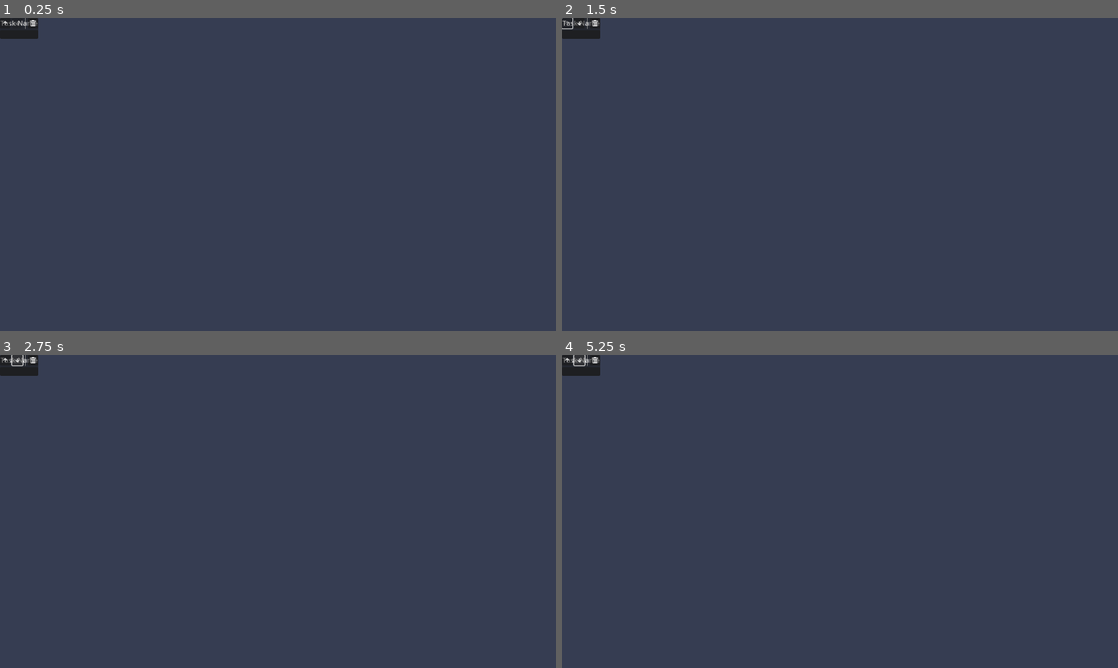
Above: before the commit, frames 1-4 (two rows, left to right).
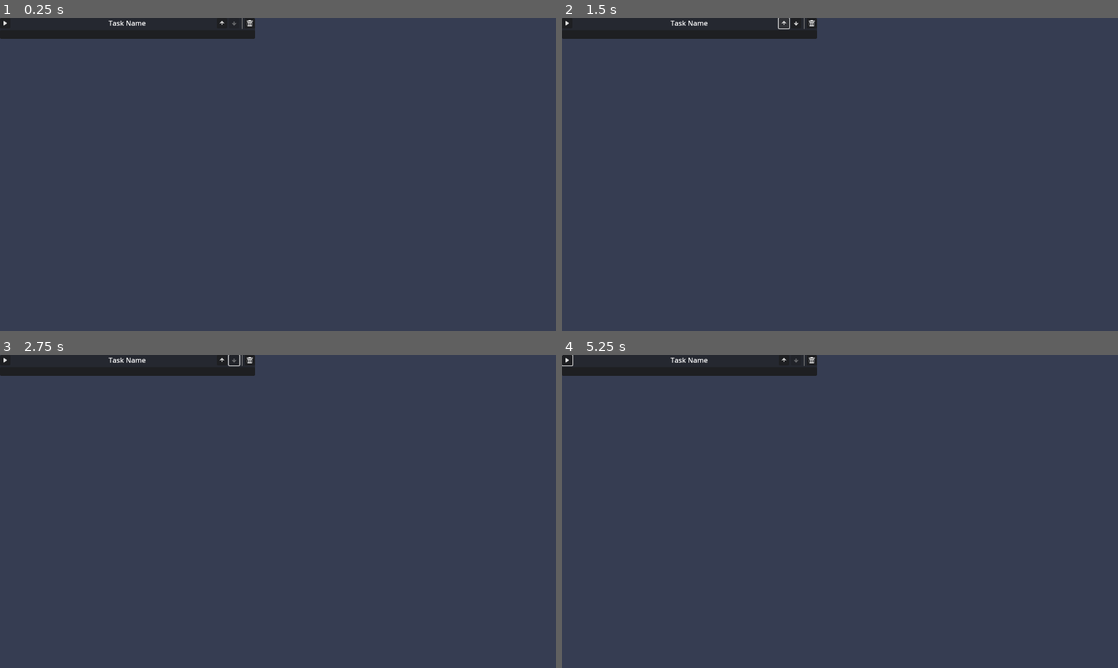
Above: after the commit, the same moments.

Repository: KoBeWi/Godot-Project-Builds
Game: Godot game, scene res://Nodes/TaskContainer.tscn
The game is run twice, just before and just after one commit, with the same random seed, the same clock (stepped at 60 frames per second) and the same inputs. This scene is started directly instead of the project's main scene.
Inputs (mouse positions are in pixels of both pictures, inside the frame that each line leads up to; where the layout moved, square brackets give the same spot in the first picture):
- Up to frame 1 (0.25 s): no input
- Up to frame 2 (1.5 s): click (567, 24) at 0.52 s; click (784, 24) [567, 24] at 1.25 s
- Up to frame 3 (2.75 s): click (233, 361) [16, 361] at 2 s
- Up to frame 4 (5.25 s): click (784, 361) [567, 361] at 2.75 s; click (795, 361) [578, 361] at 3.5 s; click (567, 361) at 4.27 s; click (578, 361) at 5.02 s

The runs differ from the first frame. In frame 1, 2.7% of the frame differs, in the area x 0-46%, y 0-7%; in frame 2, 2.7%; in frame 3, 2.7%; in frame 4, 2.7%.
Error after the commit: Attempt to call function 'test_task' in base 'null instance' on a null instance. (res://Nodes/TaskContainer.tscn::GDScript_f3a8a:30)

Commit message:
More improvements

Diff:
--- a/Nodes/TaskContainer.tscn
+++ b/Nodes/TaskContainer.tscn
@@ -1,5 +1,6 @@
-[gd_scene load_steps=5 format=3 uid="uid://fktnevmh7mia"]
+[gd_scene load_steps=6 format=3 uid="uid://fktnevmh7mia"]
 
+[ext_resource type="Texture2D" uid="uid://bwtchwpfrbqsw" path="res://Icons/Play.svg" id="1_0viqh"]
 [ext_resource type="Texture2D" uid="uid://6orgtpcieuls" path="res://Icons/ArrowUp.svg" id="1_efkxy"]
 [ext_resource type="Texture2D" uid="uid://byn071xu1q5op" path="res://Icons/Remove.svg" id="1_jiaey"]
 [ext_resource type="Texture2D" uid="uid://bidwkeg0fiqcn" path="res://Icons/ArrowDown.svg" id="2_r8s42"]
@@ -32,9 +33,14 @@
 
 func erase() -> void:
 	queue_free()
+
+func test_task() -> void:
+	owner.test_task(task)
 "
 
 [node name="TaskContainer" type="PanelContainer"]
+offset_right = 587.0
+offset_bottom = 48.0
 script = SubResource("GDScript_f3a8a")
 
 [node name="VBoxContainer" type="VBoxContainer" parent="."]
@@ -42,6 +48,11 @@
 
 [node name="MarginContainer" type="MarginContainer" parent="VBoxContainer"]
 layout_mode = 2
+
+[node name="Button" type="Button" parent="VBoxContainer/MarginContainer"]
+layout_mode = 2
+size_flags_horizontal = 0
+icon = ExtResource("1_0viqh")
 
 [node name="TaskName" type="Label" parent="VBoxContainer/MarginContainer"]
 unique_name_in_owner = true
@@ -81,6 +92,7 @@
 theme_override_constants/margin_right = 10
 theme_override_constants/margin_bottom = 10
 
+[connection signal="pressed" from="VBoxContainer/MarginContainer/Button" to="." method="test_task"]
 [connection signal="pressed" from="VBoxContainer/MarginContainer/HBoxContainer/Up" to="." method="move_up"]
 [connection signal="pressed" from="VBoxContainer/MarginContainer/HBoxContainer/Down" to="." method="move_down"]
 [connection signal="pressed" from="VBoxContainer/MarginContainer/HBoxContainer/Button3" to="." method="erase"]
--- a/Scenes/RoutineBuilder.gd
+++ b/Scenes/RoutineBuilder.gd
@@ -4,6 +4,7 @@
 @onready var add_task: MenuButton = %AddTask
 
 var routine: Dictionary
+var task_to_test: Task
 
 func _ready() -> void:
 	routine = Data.get_current_routine()
@@ -25,6 +26,7 @@
 func create_task(scene: String) -> Task:
 	var container := preload("res://Nodes/TaskContainer.tscn").instantiate()
 	task_list.add_child(container)
+	container.owner = self
 
 	var task: Task = container.set_task_scene(scene)
 	task.owner = self
@@ -34,8 +36,14 @@
 func _back_pressed() -> void:
 	get_tree().change_scene_to_file("res://Scenes/Main.tscn")
 
+func test_task(task: Task):
+	task_to_test = task
+	get_tree().current_scene = null
+	get_parent().remove_child(self)
+
 func _exit_tree() -> void:
 	var routine_tasks: Array[Dictionary]
+	var test_data: Dictionary
 
 	for task: Task in task_list.get_children().map(func(container: Node) -> Task: return container.task):
 		var task_data := Dictionary()
@@ -43,6 +51,14 @@
 		task_data["data"] = task.store_data()
 		routine_tasks.append(task_data)
 
+		if task == task_to_test:
+			test_data = task_data
+
 	routine["name"] = %RoutineName.text
 	routine["tasks"] = routine_tasks
 	Data.queue_save_local_config()
+
+	if task_to_test:
+		Data.current_routine = { "name": "Test", "tasks": [ test_data ]}
+		queue_free()
+		get_tree().change_scene_to_file("res://Scenes/Execution.tscn")
--- a/Scripts/Tools/CopyFiles.gd
+++ b/Scripts/Tools/CopyFiles.gd
@@ -12,11 +12,14 @@
 	var folder_mode := args[2] != "file"
 	var recursive := args[2].ends_with("recursive")
 
-	var error := OK
+	var error: int = OK
 	if folder_mode:
 		error = copy_folder(source_path, target_path, recursive)
 	else:
-		error = copy_file(source_path, target_path)
+		if target_path.ends_with("/"):
+			error = copy_file(source_path, target_path.path_join(source_path.get_file()))
+		else:
+			error = copy_file(source_path, target_path)
 
 	if error == OK:
 		print("Copying finished successfully.")
--- a/Tasks/CopyFiles.tscn
+++ b/Tasks/CopyFiles.tscn
@@ -30,9 +30,9 @@
 		return true
 
 func _validate() -> bool:
-	if DirAccess.make_dir_absolute(source_path.text):
+	if DirAccess.dir_exists_absolute(Data.resolve_path(source_path.text)):
 		directory_mode = true
-	elif FileAccess.file_exists(source_path.text):
+	elif FileAccess.file_exists(Data.resolve_path(source_path.text)):
 		directory_mode = false
 	else:
 		error_message = \"Source path does not point to any file nor directory.\"
